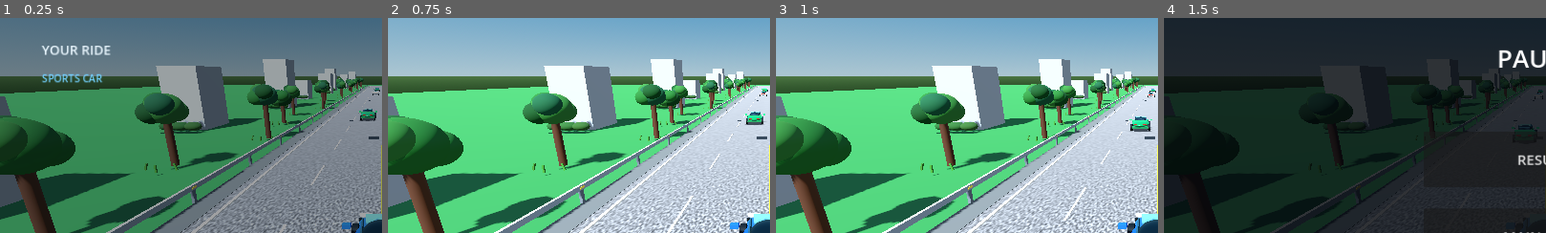
Above: before the commit, frames 1-4 (left to right).
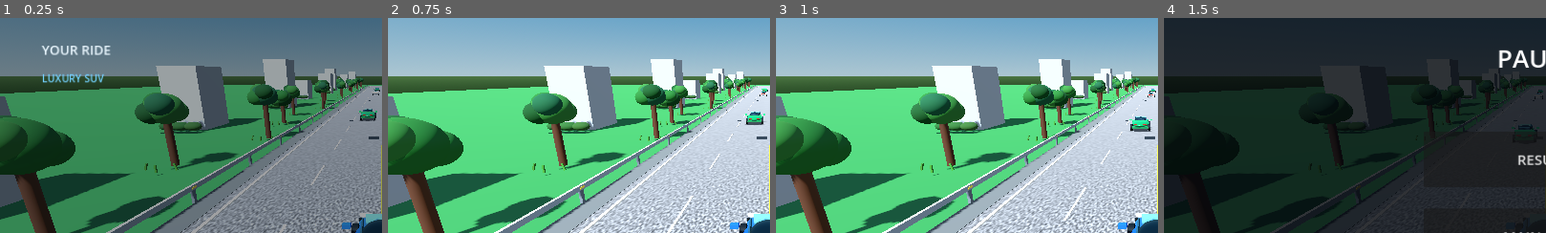
Above: after the commit, the same moments.

Repository: edtatevosiani99-create/Old-Racing
Game: Godot game, scene res://Main.tscn
Two runs of this game, one before a commit and one after it. Both use one fixed random seed, a clock stepped at 60 frames per second and the inputs below.
Inputs:
- Up to frame 1 (0.25 s): no input
- Up to frame 2 (0.75 s): click "▶ PLAY" at 0.5 s
- Up to frame 3 (1 s): no input
- Up to frame 4 (1.5 s): click "Ⅱ" at 1.25 s
The pictures show only the part of the screen within x 0-50%, y 17-67%; the shares and areas given below are measured in that part.

The runs differ from the first frame. In frame 1, 0.4% of the frame differs, in the area x 11-28%, y 25-31%; in frame 2, nothing differs; in frame 3, nothing differs; in frame 4, nothing differs.

Commit message:
Use custom Dodge Charger model as the starting car

Diff:
--- a/godot/main.gd
+++ b/godot/main.gd
@@ -41,7 +41,7 @@
 var control_mode_button: Button
 var car_color_button: Button
 var selected_car_color := Color(0.08, 0.32, 0.95)
-var car_color_index := 0
+var car_color_index := 2
 var car_colors: Array[Color] = [Color(0.78, 0.025, 0.02), Color(0.82, 0.035, 0.025), Color(0.12, 0.13, 0.15)]
 var car_names: Array[String] = ["FERRARI F40", "CAMARO ZL1", "DODGE CHARGER"]
 var pause_panel: Control
@@ -250,7 +250,7 @@
     var model_paths: Array[String] = [
         "res://assets/cars/ferrari_f40.glb",
         "res://assets/cars/camaro_zl1_2017.glb",
-        "res://assets/cars/dodge_charger.glb"
+        "res://assets/cars/dodge_charger.gltf"
     ]
     if index >= 0 and index < model_paths.size() and ResourceLoader.exists(model_paths[index]):
         return car_names[index]
